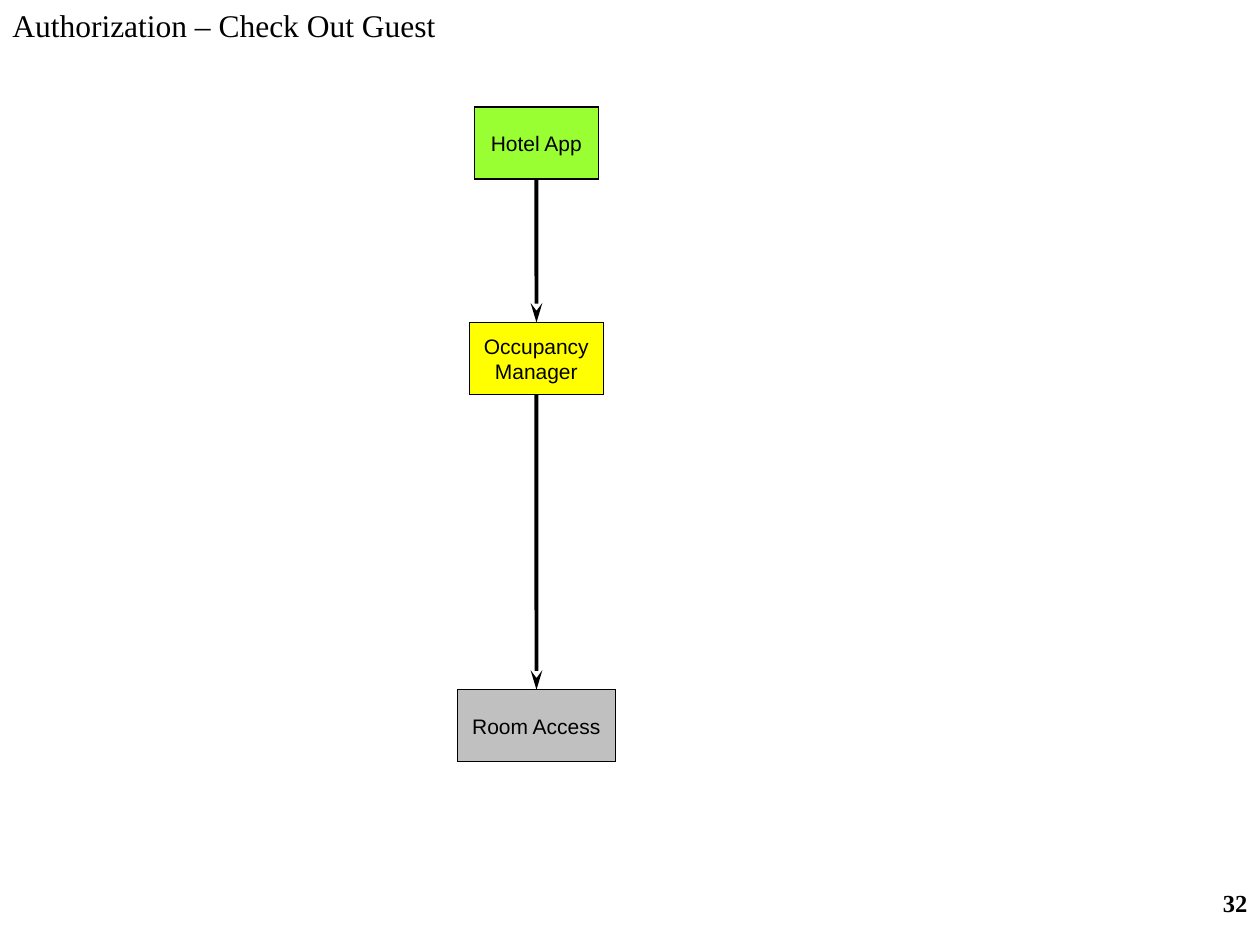
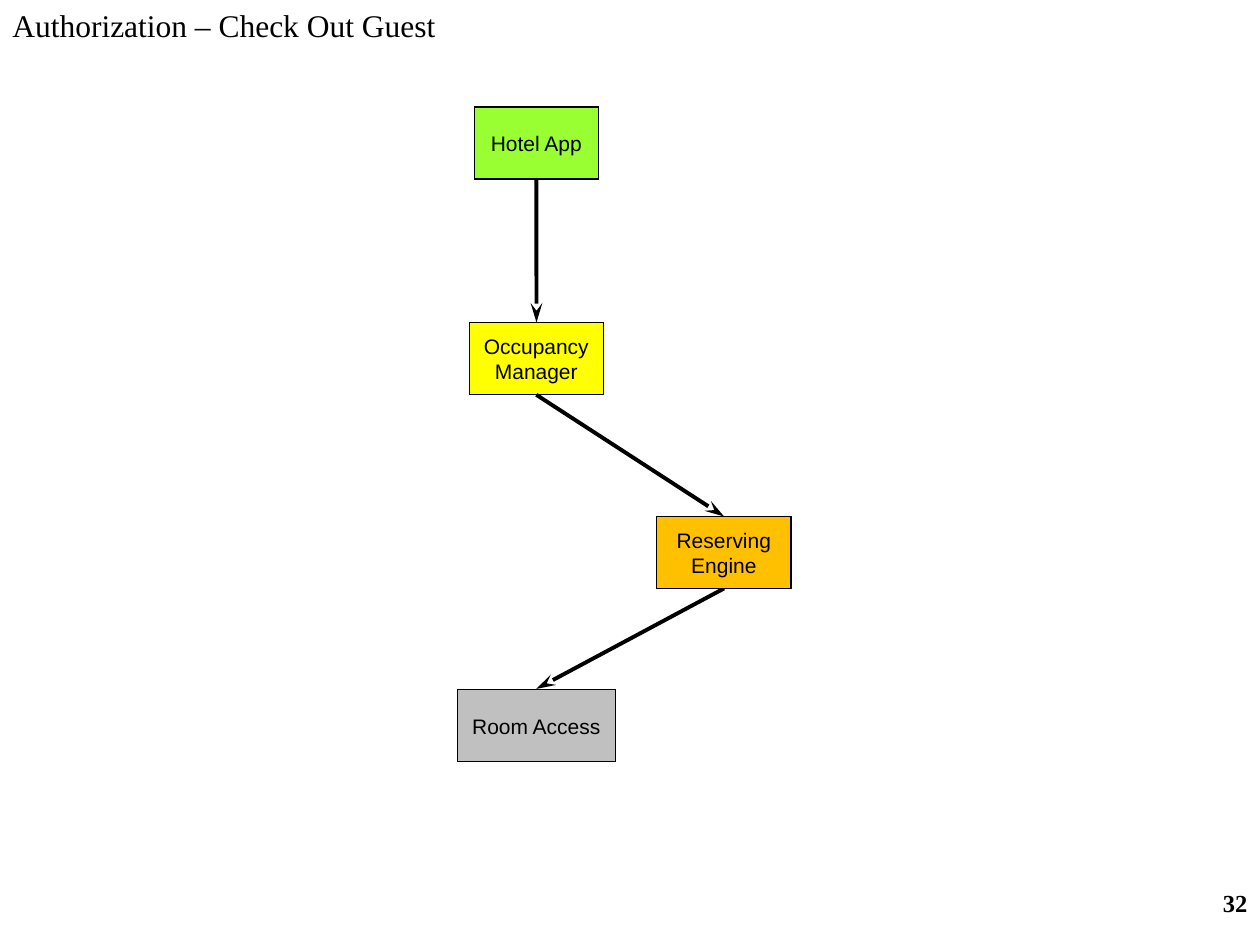
Before and after one commit to JMnITup/HotelApp, a slide deck: slide 32 of HotelApp/HotelApp - Service Architecture.ppt. Drawn at 1260x945 pixels with LibreOffice and Linux fonts; fonts in the diff are those of the drawing. Boxes give left, top, right and bottom in pixels: in the first picture for what was removed or moved away, otherwise in the second. Text is boxed around its words. In the diff, an @@ line names an element or a change of style, - is before the commit and + after.

```diff
--- a/HotelApp/HotelApp - Service Architecture.ppt
+++ b/HotelApp/HotelApp - Service Architecture.ppt
@@ arrow removed from (537, 394) to (537, 689) @@
@@ arrow added from (537, 394) to (724, 517), #000000 2.24 pt @@
@@ rectangle added at box(656, 517, 790, 588), fill #FFC000, outline #000000 0.74 pt, 12 pt, text #000000 @@
+Reserving
+Engine
@@ arrow added from (724, 588) to (537, 689), #000000 2.24 pt @@
```
Also in this commit, not shown: 4 other slides changed.
